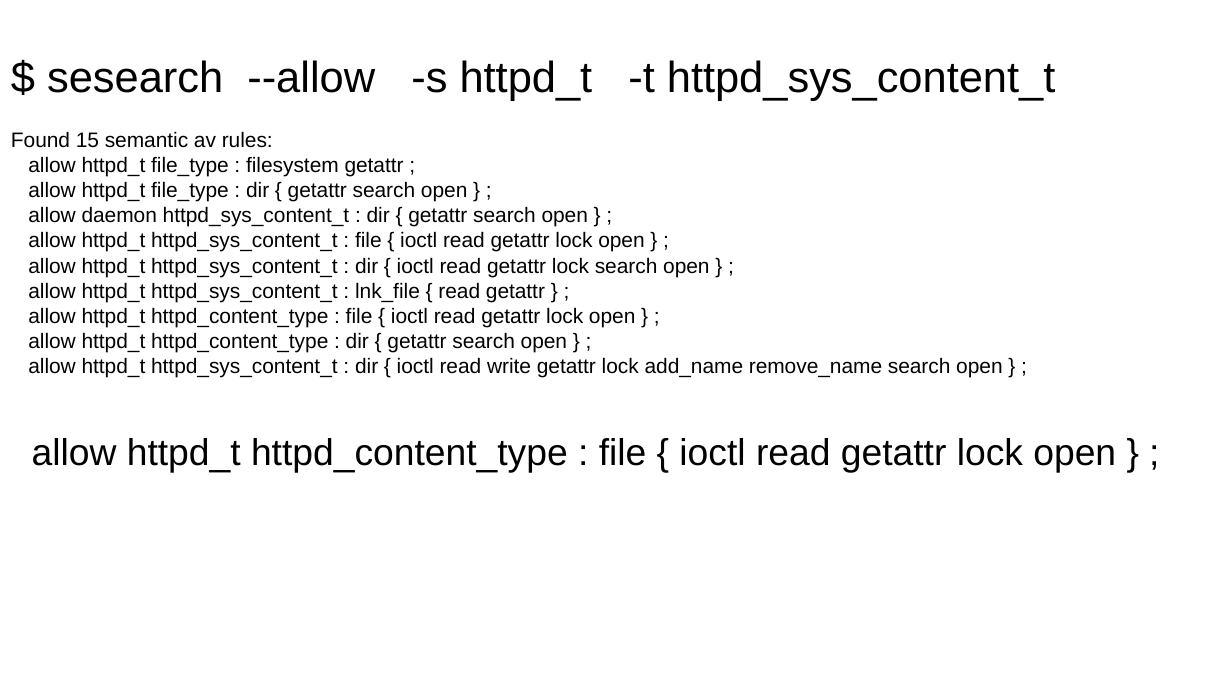
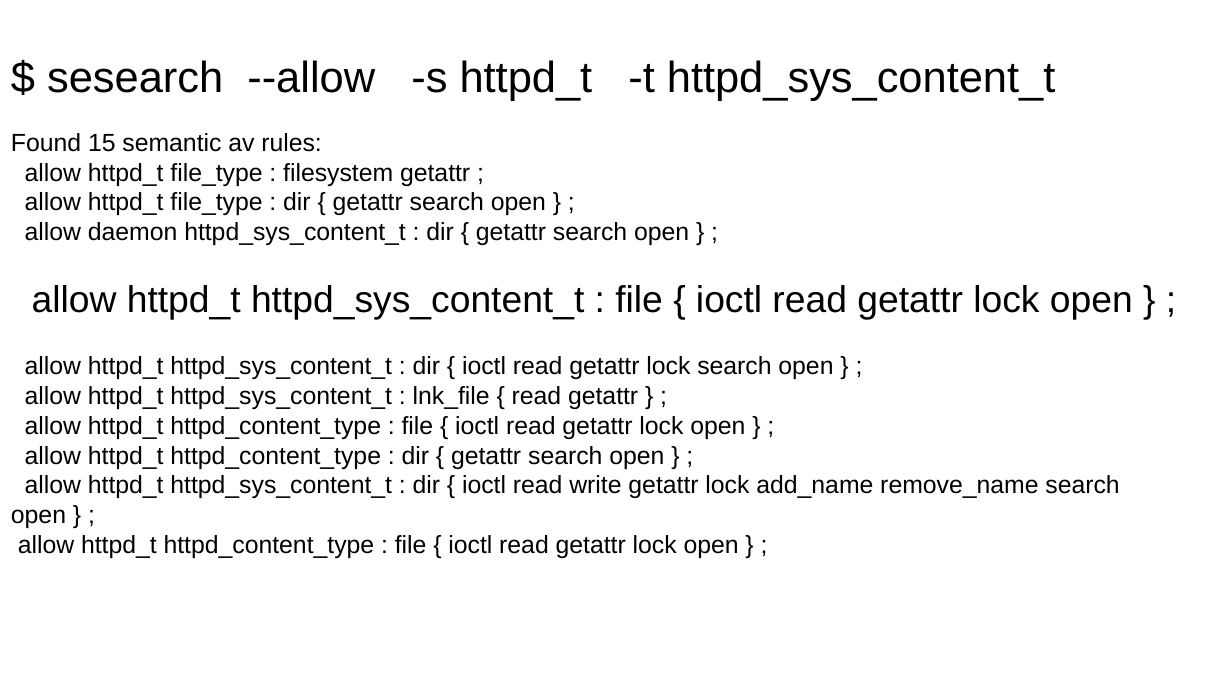
Before and after one commit to laubersm/LauberSolutions, a slide deck: slide 7 of SELinux/ItsAboutTheLabels-screen16-9.odp. Drawn at 1232x693 pixels with LibreOffice and Linux fonts; fonts in the diff are those of the drawing. Boxes give left, top, right and bottom in pixels: in the first picture for what was removed or moved away, otherwise in the second. Text is boxed around its words. In the diff, an @@ line names an element or a change of style, - is before the commit and + after.

Commit message:
formatting modifications

```diff
--- a/SELinux/ItsAboutTheLabels-screen16-9.odp
+++ b/SELinux/ItsAboutTheLabels-screen16-9.odp
@@ text at <box>11,133,1133,558</box>: size 13.5 to 16 pt in "Found 15 semantic av rules:", "allow httpd_t file_type : filesystem getattr ;", "allow httpd_t file_type : dir { getattr ...", "allow daemon httpd_sys_content_t : dir { getattr ..." and 5 more places; size 13.5 to 24 pt in "allow httpd_t httpd_sys_content_t : file { ioctl ..."; size 24 to 16 pt in "allow httpd_t httpd_content_type : file { ioctl ..." @@
```
Also in this commit, not shown: 9 other slides changed, 3 slides added.
